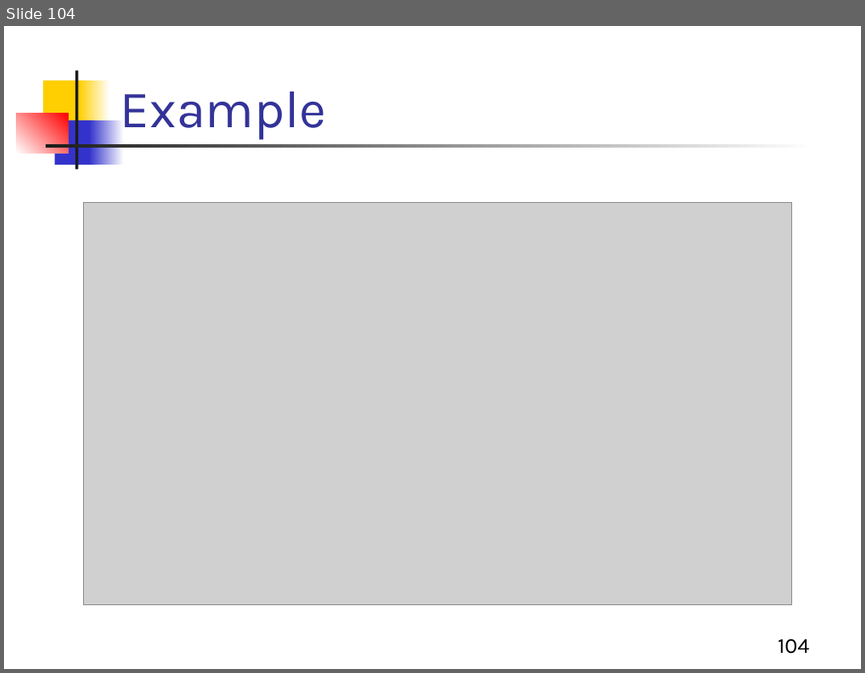
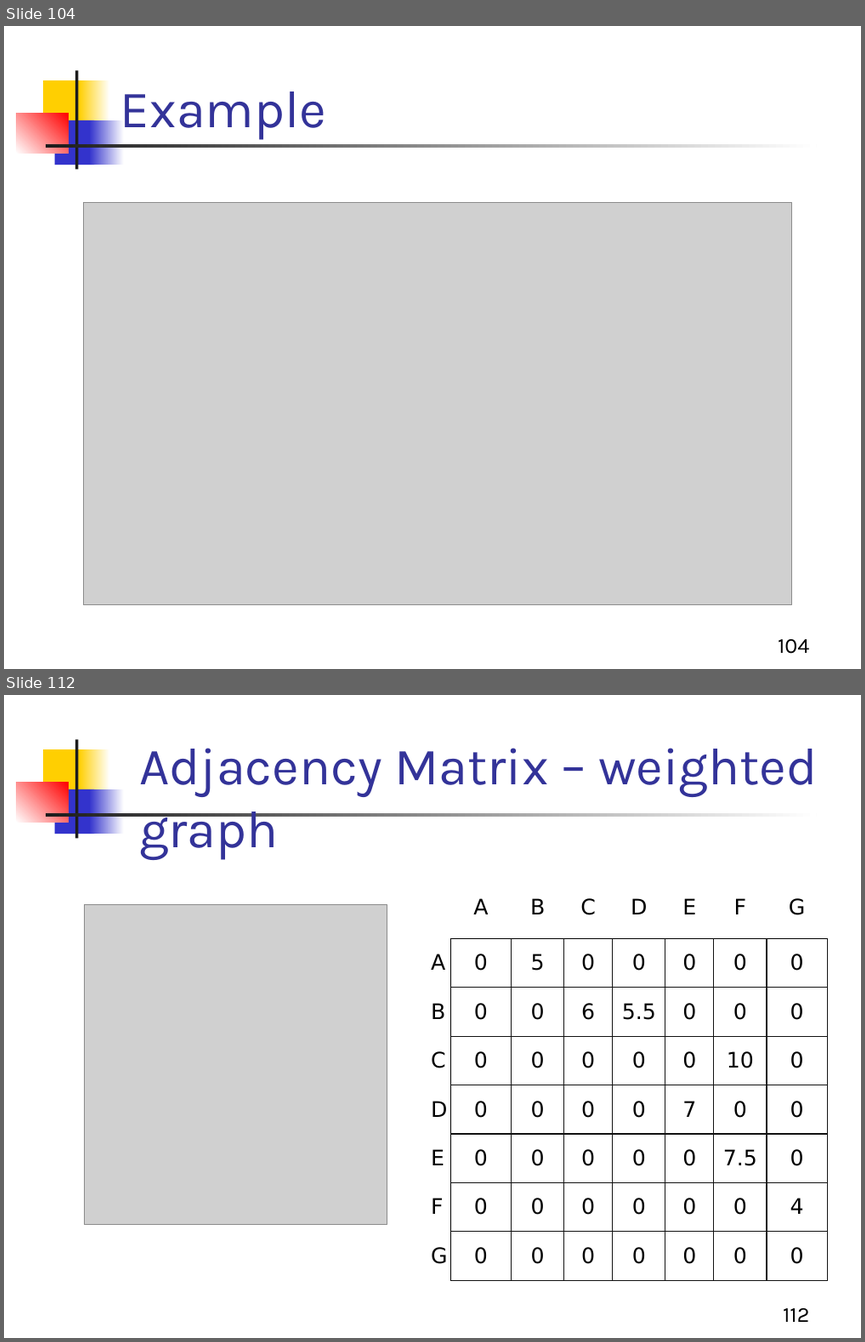
Before and after one commit to Aashishsharma/Learnings, a slide deck: DS/DS.pptx. Shown one above the other, each under a label of ours: slide 104 before the commit, slides 104 and 112 after it; the slides between them are not shown. The pictures are 865x673 and 865x1342 pixels, drawn with LibreOffice and Linux fonts; fonts in the diff are those of the drawing; grey boxes stand for pictures. Boxes give left, top, right and bottom in pixels: in the first picture for what was removed or moved away, otherwise in the second. Text is boxed around its words. In the diff, an @@ line names an element or a change of style, - is before the commit and + after.

```diff
--- a/DS/DS.pptx
+++ b/DS/DS.pptx
@@ slide 112 added at [4, 695, 861, 1338], background #FFFFFF; not listed: 7 template elements that a slide beside it also shows @@
@@ title added at [139, 748, 817, 860], 44 pt, text #333399 @@
+Adjacency Matrix – weighted graph
@@ table added at [422, 877, 828, 1280], 8 rows, 8 columns @@
+ | A | B | C | D | E | F | G
+A | 0 | 5 | 0 | 0 | 0 | 0 | 0
+B | 0 | 0 | 6 | 5.5 | 0 | 0 | 0
+C | 0 | 0 | 0 | 0 | 0 | 10 | 0
+D | 0 | 0 | 0 | 0 | 7 | 0 | 0
+E | 0 | 0 | 0 | 0 | 0 | 7.5 | 0
+F | 0 | 0 | 0 | 0 | 0 | 0 | 4
+G | 0 | 0 | 0 | 0 | 0 | 0 | 0
@@ picture added at [85, 904, 387, 1224] @@
@@ page number added at [783, 1308, 809, 1321], 18 pt, text #000000 @@
+112
```
Also in this commit, not shown: 1 slide changed, 89 other slides added.
